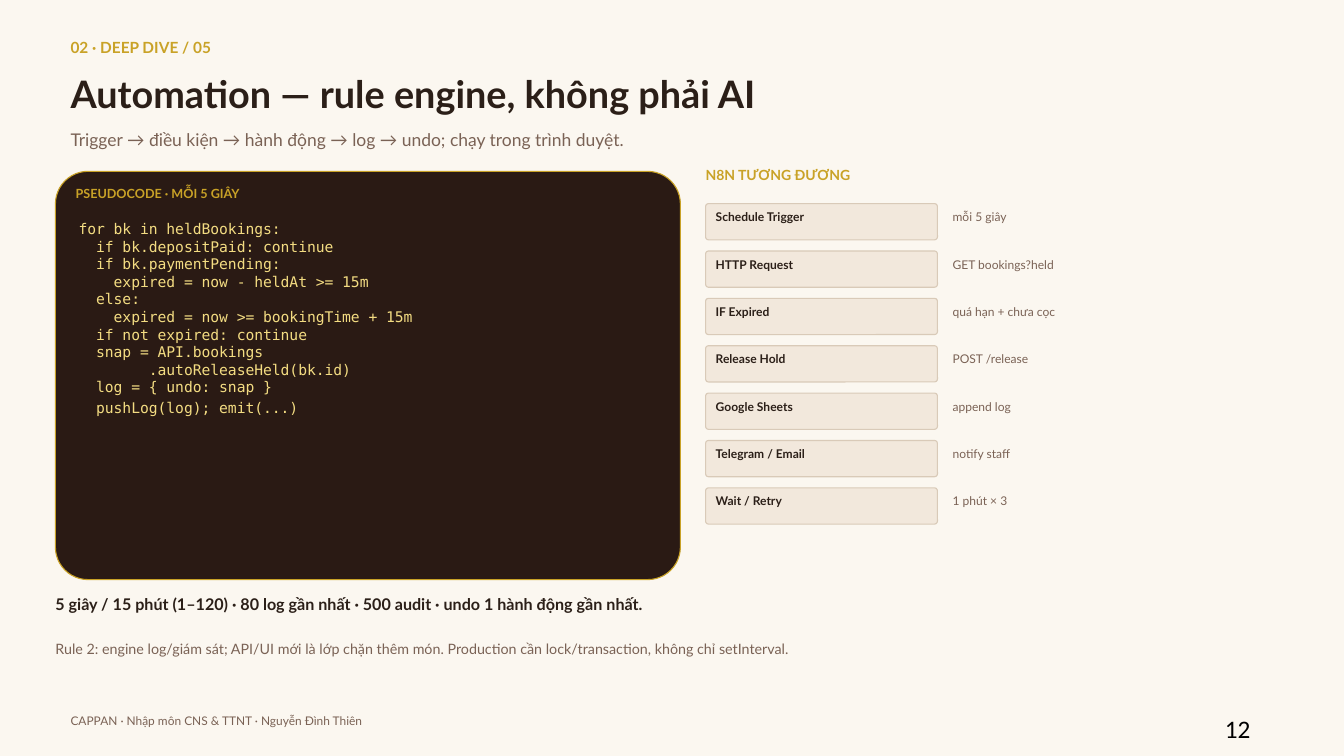
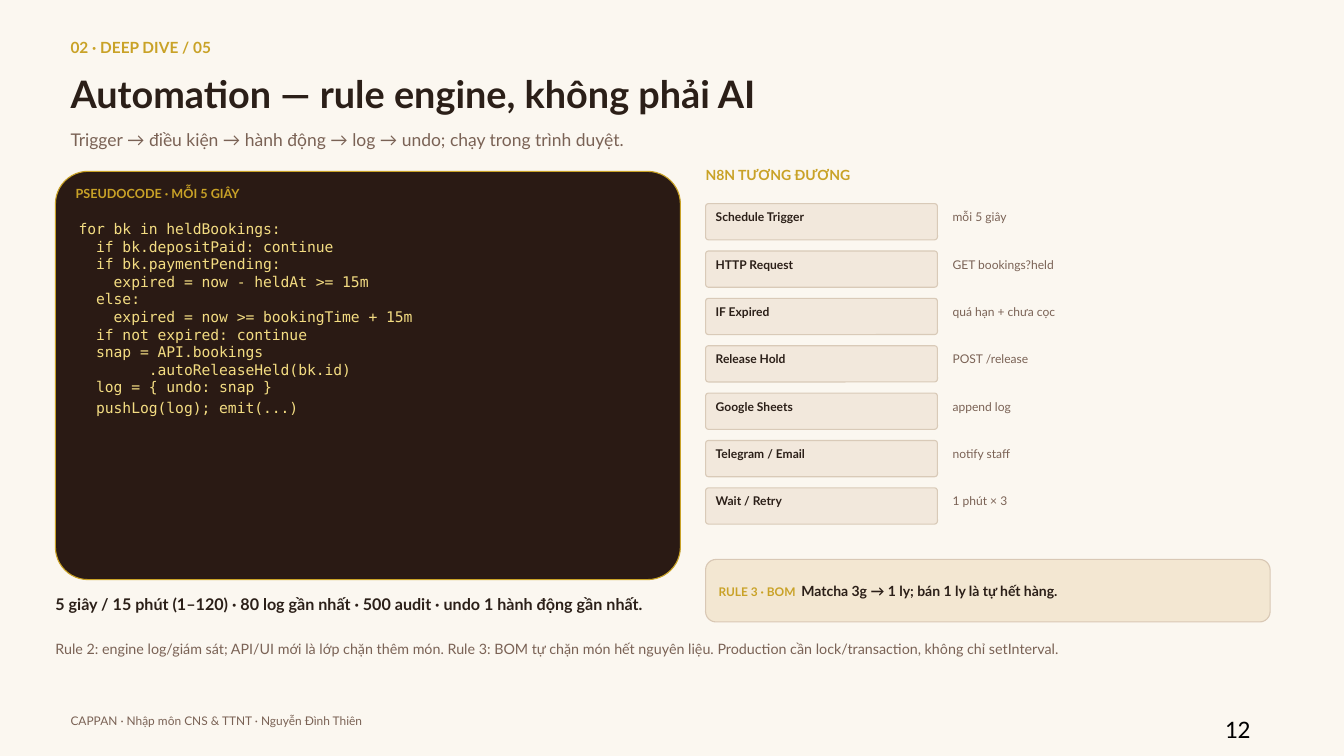
Before and after one commit to cappannguyen-0901/cappanwebdemo, a slide deck: slide 12 of cappan-slides.pptx. Drawn at 1344x756 pixels with LibreOffice and Linux fonts; fonts in the diff are those of the drawing. Boxes give left, top, right and bottom in pixels: in the first picture for what was removed or moved away, otherwise in the second. Text is boxed around its words. In the diff, an @@ line names an element or a change of style, - is before the commit and + after.

Commit message:
Add BOM inventory management with one-cup Matcha demo

```diff
--- a/cappan-slides.pptx
+++ b/cappan-slides.pptx
@@ rounded rectangle added at bbox=[706, 560, 1270, 622], fill #F3E7D2, outline #D9C8B5 0.8 pt, 10 pt, text #2B1F18, bold @@
+RULE 3 · BOM Matcha 3g → 1 ly; bán 1 ly là tự hết hàng.
@@ text at bbox=[55, 642, 1058, 657]: text changed @@
-Rule 2: engine log/giám sát; API/UI mới là lớp chặn thêm món. Production cần lock/transaction, không chỉ setInterval.
+Rule 2: engine log/giám sát; API/UI mới là lớp chặn thêm món. Rule 3: BOM tự chặn món hết nguyên liệu. Production cần lock/transaction, không chỉ setInterval.
```
Also in this commit, not shown: 5 other slides changed, 17 other files.
